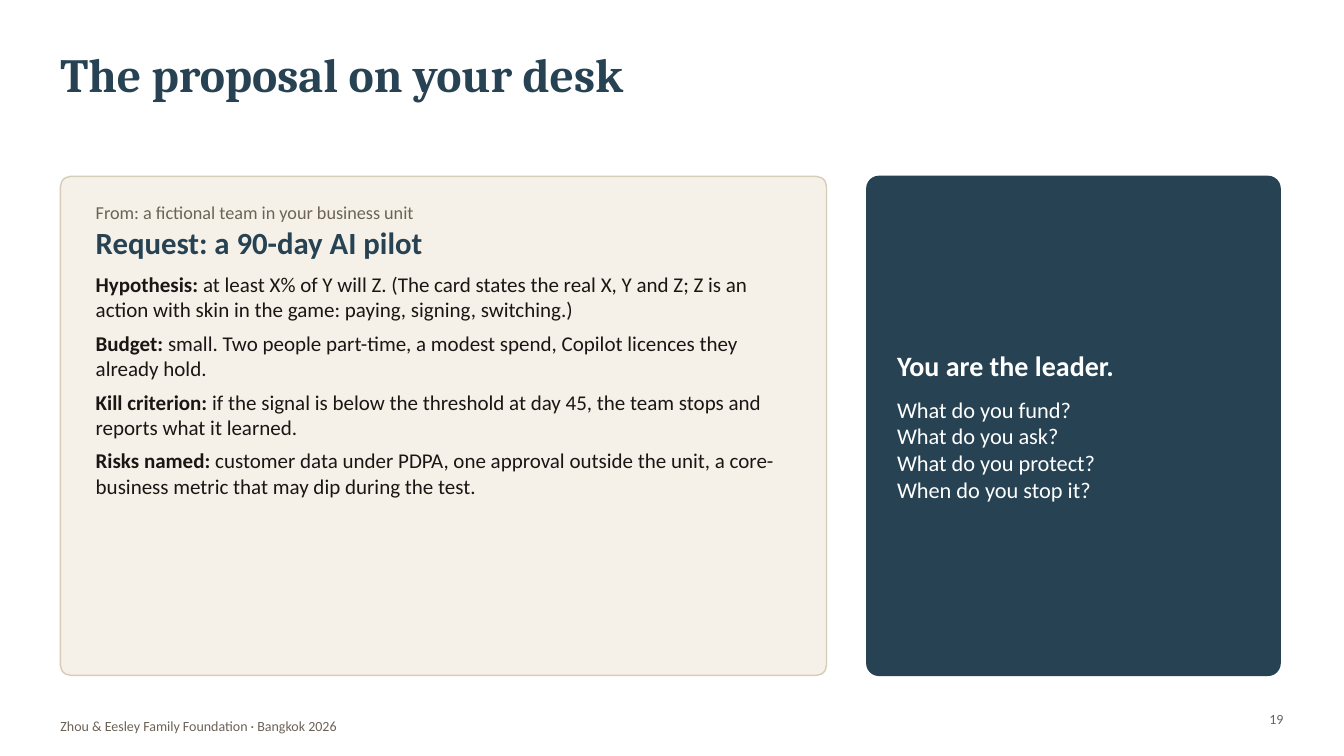
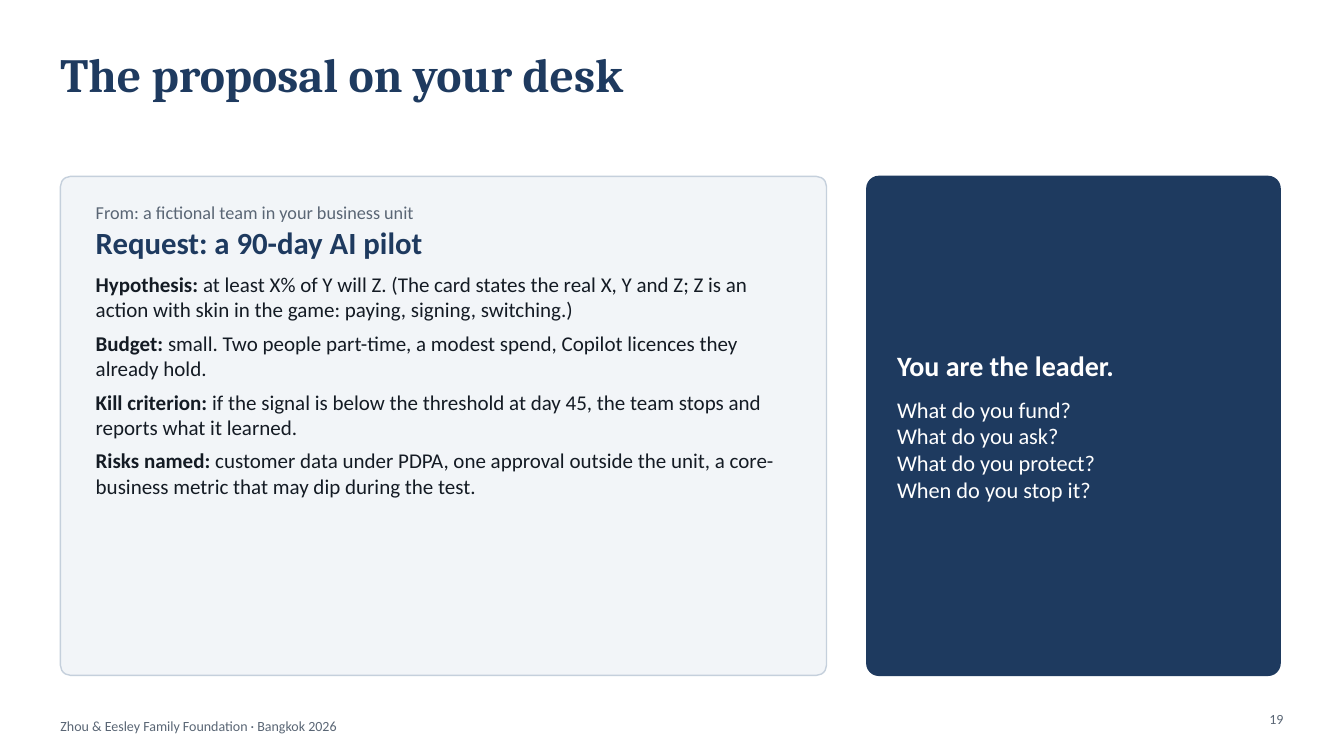
Before and after one commit to nnj24xbfp8-wq/projectkla, a slide deck: slide 19 of decks/Eesley_Wickham_G1_AIS_Executives_Dec21.pptx. Drawn at 1344x756 pixels with LibreOffice and Linux fonts; fonts in the diff are those of the drawing; background and template pictures are left out. Boxes give left, top, right and bottom in pixels: in the first picture for what was removed or moved away, otherwise in the second. Text is boxed around its words. In the diff, an @@ line names an element or a change of style, - is before the commit and + after.

```diff
--- a/decks/Eesley_Wickham_G1_AIS_Executives_Dec21.pptx
+++ b/decks/Eesley_Wickham_G1_AIS_Executives_Dec21.pptx
@@ rounded rectangle at [60, 176, 827, 676]: fill #F5F1E8 to #F2F5F8; outline #D6CDB8 1 pt to #C5D0DC 1 pt @@
@@ text "From: a fictional team in ..." at [96, 206, 774, 498]: text colour #6B6358 to #5A6675 in "From: a fictional team in your business ..."; text colour #264253 to #1E3A5F in "Request: a 90-day AI pilot"; text colour #1A1614 to #141B24 in "Hypothesis: at least X% of Y will ...", "Budget: small. Two people part-time, a modest ...", "Kill criterion: if the signal is below ...", "Risks named: customer data under PDPA, one ..." @@
@@ text "Zhou & Eesley Family Foundation ..." at [60, 721, 336, 734]: text colour #6B6358 to #5A6675 @@
@@ page number at [1269, 715, 1283, 724]: text colour #6B6358 to #5A6675 @@
```
Also in this commit, not shown: 30 other slides changed, 6 other files.
